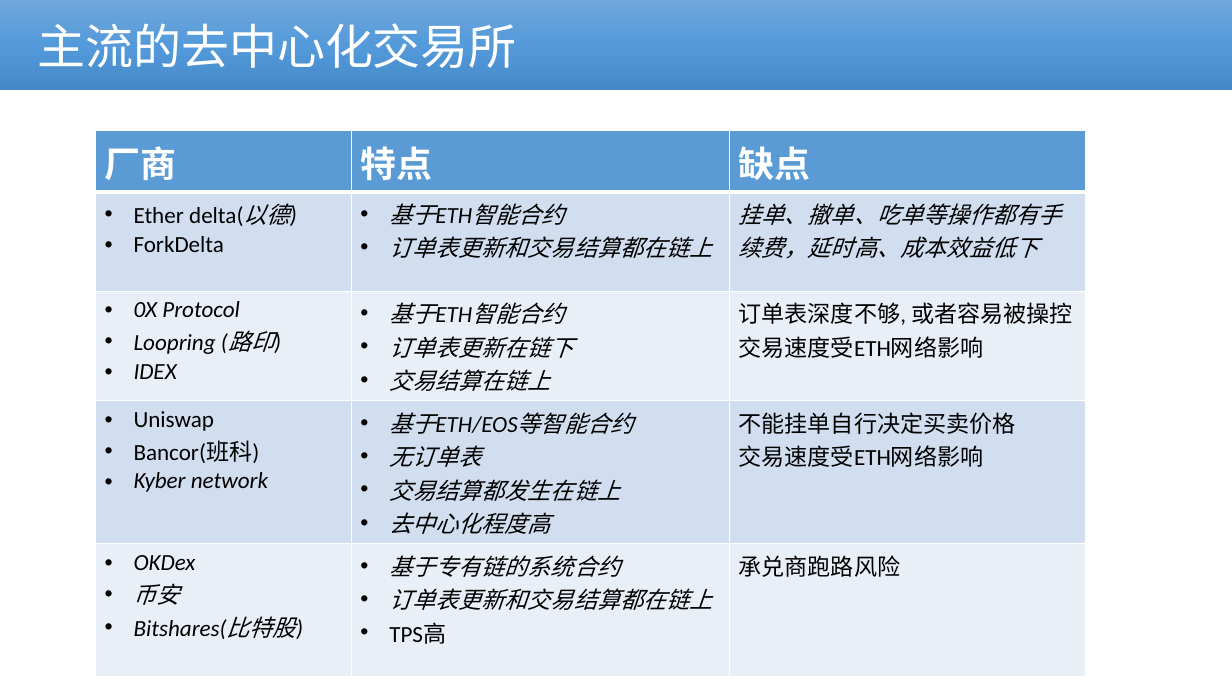
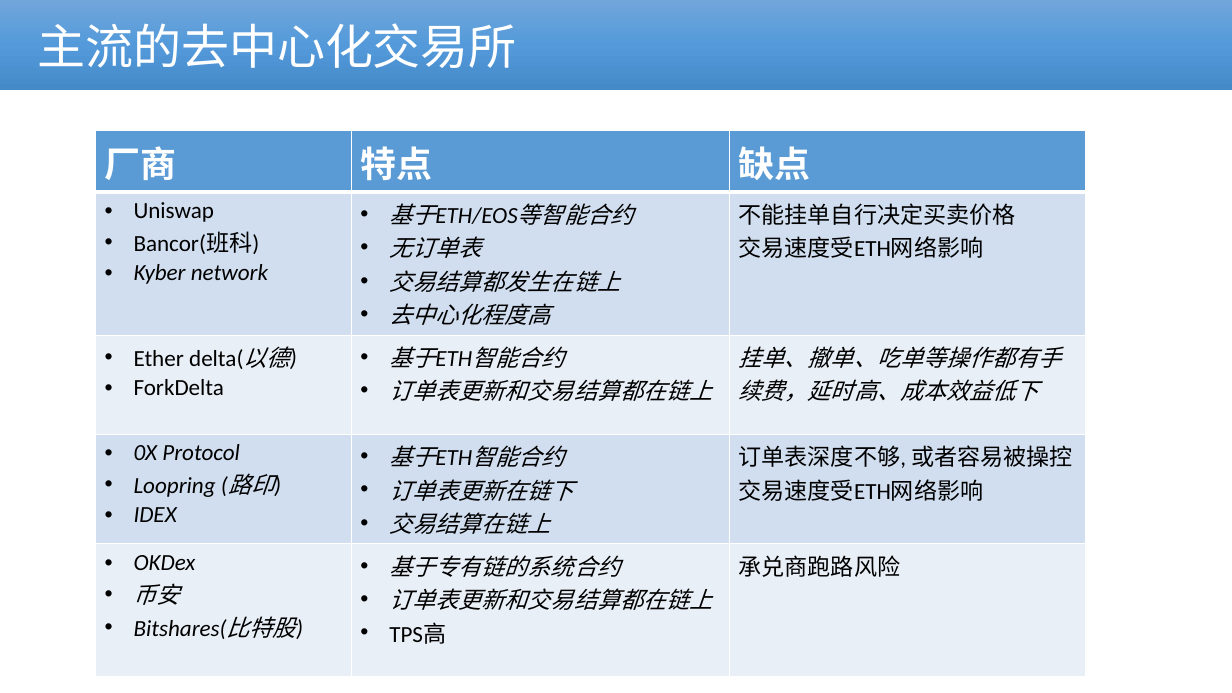
Before and after one commit to cmdpos/gaia, a slide deck: slide 14 of ppt/blockchain-dex.pptx (slide 13 before the commit). Drawn at 1232x693 pixels with LibreOffice and Linux fonts; fonts in the diff are those of the drawing; background and template pictures are left out. Boxes give left, top, right and bottom in pixels: in the first picture for what was removed or moved away, otherwise in the second. Text is boxed around its words. In the diff, an @@ line names an element or a change of style, - is before the commit and + after.

```diff
--- a/ppt/blockchain-dex.pptx
+++ b/ppt/blockchain-dex.pptx
@@ table at (95, 131, 1086, 648) @@
+row 2: Uniswap / Bancor(班科) / Kyber network | 基于ETH/EOS等智能合约 / 无订单表 / 交易结算都发生在链上 / 去中心化程度高 | 不能挂单自行决定买卖价格 / 交易速度受ETH网络影响
-row 4: Uniswap / Bancor(班科) / Kyber network | 基于ETH/EOS等智能合约 / 无订单表 / 交易结算都发生在链上 / 去中心化程度高 | 不能挂单自行决定买卖价格 / 交易速度受ETH网络影响
```
Also in this commit, not shown: 14 other slides changed, 3 slides added, 3 slides removed.
